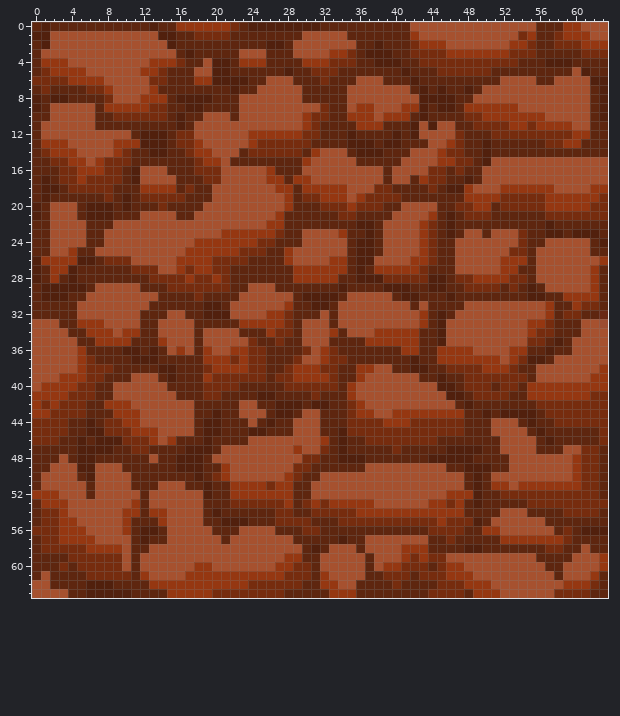
Pixel-art sprite: Tiles/wall 2.png. The first picture shows the starting point.
The file is 64x64 pixels. Colours within 5 levels of each other are drawn and written as one.
After:
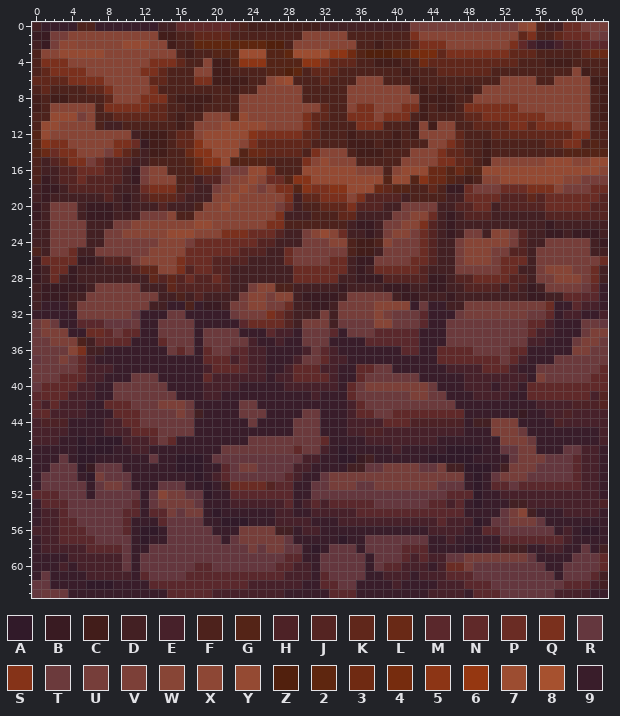
Palette (. is transparent): A #311a29  B #391b22  C #421d1a  D #432023  E #47212a  F #4d221c  G #542417  H #4d2226  J #542422  K #60271b  L #692916  M #5a282c  N #602929  P #6a2c24  Q #7a301d  R #64373e  S #853318  T #6b3a3c  U #763e3a  V #7c4038  W #874536  X #8d4735  Y #944a33  Z #51200d  2 #5e260f  3 #6f2a12  4 #762c0e  5 #8c3515  6 #953711  7 #9c4d31  8 #a6512f  9 #391d2a
The exact change:
Changed rows in their new state; - is an unchanged pixel.
first column x 0:
 0 D9999FF9999999DDNNNNNNJFCCCCCCCCDDDDDDDDDDUUUUUUUUUUUUXYFDDPPUUU
 1 BBUUWWWWWWWWWWCCFFKKKKFFFFFFFFWWWWWFFFFFFFQWWWWWWWWWWWKQFFKPPPUT
 2 DBUXXWWWWWYYYWWCFF----------FWWWWWWWFFCFFFKQQQWWWWWWWQNE99EJJNNM
 3 FWWYYYYYWWWWWWWWFCFFGGG777GG-7777553G--------KQQQQQQQKKKFFFFFKLL
 4 FQQQWWWWWWWWWQQQKFFWCCG555GGGG55QKKKFFCCCFF3KKKKKKKKKKFFFCCCFFFF
 5 FKQQQQWWWWWWQQKFFFWWCCFFFFGG--FKKKFFFFFFFCFFFKKKKKKFFFFFFFFFWCFF
 6 KKKKQQQQWWWWWKKFFFQQCCCCFFWY7FFFKFFFWWWFFFCFFFFFFFFFWWWWFFWWWWCC
 7 FKFFFFKKQWWWWQFFFFFFFFCFFWWWWWFFFFFWWWWWWWFCFCFFCFWWWWWWWWWWWWFC
 8 CFCCFFFFKWWWQQQFCCCCFFFWWWWWWWFFFFFWWWWWWWWCCCCFFWWWWWWWWWWWWWFC
 9 CFWWWWWFQQQQQKKFFCCFFFFWWWWWWWWWKFFWQQWWWQQCFCCFQQQQQQWWWWWWWWFC
10 FFYYYUWFFKKKKKKFCFFWWWGYWWWWWWQKKFFQQQWQQQFCFFFFKKQQQQQQQWWWWWFC
11 FYYWWWWFDDFFFFFFCFWWWYYYYYWWWWQKFFFFQQQFFFCWCWWFFKKKKQQKQQQQWWFF
12 GYWWWWWWWWWDCCCFKKWYYYYYSQQQQQKKFFFCFFFFCFCWWWWKFFFKKKKKKKKKQQFF
13 GSQQWWWWWQQPBCCFKKSYYYYWQKKKKKKFFFFCCCFCCFFFWWQKFFCFFFFFFKKQQFGF
14 GLPQQWWWUQKFDCCFFLSSYYYGLLKKKKFQWWWFCCCFFFWWWQKKFFCFFFFFFFFGGGGG
15 FDJKQQUPJJJDDFFFFGLSSYGGGGFFFFQWYWWWFFFFFWWWWQQKKFCWWWWWWYYYWWYY
16 FDDJJPPPJJDBUWWFFFLLKUUUYYQFFFYYYYYYWWWFWYYYLLGLGGYYYYYYYYYYYYYW
17 FBDJJPJJJJDBUWWWFFDJJUWWYWPPGSSYYYYYYYYGYYGSLLGFCFWWYYYYYYYWWUUU
18 DBBDJJJJJDDDPQQQFJDDUWWYWUWQQGSQQSSYYYLKGGFFKFBBPUUUPPPQQQWUUUPP
19 DBDDDDDDJDBDJKKKJDDDWWYWWWWWQDKKQQQWQJJJJDFFFFDDPPPPJJJKJPPPPPPJ
20 BDUUUDBBBDBDDDJDDDFWWYWWWWWUPDFFKKKQJJJDDUUUUDDJJPPDJJJJJPPPPPJJ
21 BDUUUDBBBDDDUUUWFFWWWWWWWWWQDDDFFFKKDDDDUUWWPDBDJJJDDDDDDJJJJJJJ
22 DDUUUUDDDUUWWWWWWWYYWWWWWWQQFFFFFFFDBBDUUWWQJDBDDDDDDDDDDBDDDDDD
23 DDUUUUDDUUWWWWWYYYWWWQQQPPPJDDUWYWPDDBDUWWUPJDBDUUDWWUJDDBBDBBBD
24 DDUUUUDDUUUUUUWWWUPPPPPPPJJDDDUUUWWFCCFWUUUPJDDUWWWWWUJDDUUUUUDB
25 FDUUPDDUUUUUUWWWWPPPPPPJJJDDPUUUUUUFCCDUUUUPJDDUWWWUUJJDUUUUUUDD
26 BPPPPBBDJJJUWWWWQPPPJJJJDDDDPUUUUPPDBBUUUUPPJDDUWWWUPPPDUUUUUUUP
27 BDPPBDDDDDDJKKWWQJPPJJDDDDDDDPPPPPPDBDPPPPPJDDDUUUUUPPDDUWWWUUPD
28 BDPDBDDDDDDDDKJKJPJJPJDDDDDDDPPPPPDDBBBJJJJJBBDJJPPPPJJDUUWWWUPD
29 DBBBBBDUUUUUDDDKJJJJJJDDUWWFFDDDDDBDDDDBBBDDBBDDJJJJDJDBDUUUUTN9
30 DBBBDDUUUUUUUUDDFDJDDDDUWWUWWDBBBBDUUUUUDBBDDDBDDDDDDDDBBDDNNMM9
31 D999DUUUUUUUUDD99F9BBDUUWWUUPDDBBDUUUUWWWW9T99DDUUUUUUUUUP99MEE9
32 99999UUUUUUR999TT99999TUUUQPJDDDUDUUUUWUTTTM999TUUUUUUUTTN9EE99E
33 TVT99MMMRRRT99TTTT99999MPPPPJDUUUDTTTTWWTTTM99TTTTTTTTTNNE999TTR
34 TVVV99PPNTNN99TTTT9TTTT999MEE9TTTM9TTTMMMMM999TTTTTTTTTNEE999TVV
35 TTVVVFDNNNN999NTTT9TTTTTE99E99TTT9999MMMMMM999TTTTTTTTTEE999TVVT
36 TTTTWQDD9999999TNT9NTTMMEE9999ETME9999999MM99NNNNTTTTNN99999VVTT
37 RTTVTNE999999999999NNNEMEE999ETTNEE9999999999NNNNNNNTNE999TTTTTT
38 TTTTTNEEE9999999999ENNNMEE99ENNNEE99NNTT999999EEEENNNE99TTTTTTTN
39 TTTNNNEE999TTT99999NEEEEEE9EENNNNE99NTTTTTT99999EEEEEEE9VTTTTTNN
40 RNNNNEE99TTTTTT9999EEEE99999EEEEEE9NTVVVVVVVT999EEE9EE9NNNNNNNNN
41 MNNNEEE99TTTTTTT999EE9999999999E999NTTTTTTVVTT999EEEE99NNNNNNNEJ
42 MENEEE99NNNTTTVVVT99999TT9999999999ENTTTTTTTTTT999999999EEEEHHHJ
43 MNEEEE999NNNTTTTVTD9999TTT9999TT999ENNTTNNNNNNNN999999B99EEHEEEE
44 EHHH9999EENNTTTTTT999999T9999TTT999EEEENNNHHHHHH9DDVVV9999HEEEEE
45 EEEE9999EEENNNTTTT99999999999TTT999EEHHEEEEEEEEE999VVVT99999999E
46 EEE99A9AAAEEEMTN99999999TTTTTTTTN9999EEEEEEEE9999999VVVT9999999E
47 99999AAAA99EE99999999TTTTTTTTNTTE9A99999E99999AAAA99RRUU999RREE9
48 999R9AA999999R99AAA9RRRRRRRRRREE99AABD999999AAAAA9999RUUURRRMEE9
49 99RRRABRRR999999AAA99MRUURRRREE9999DDRRUUUURRUDDAAA9DUUURRRRMEE9
50 9RRRR9AURRR9999999A9EMRRRRRRME99RUUUUUUUUUUUUUUU9A9RUUURRRRRMEE9
51 9RRRRR9RUUR999RRR99A9DPPPPJMM99RRUUURRUUUUUUURRR9A9MMRMMMMMMMEE9
52 MMMRRR9RRRRR9RWUURRA99MMMMMMM99RRRRRRRRRRRRRRRMMMA99EEEEEEEEEEE9
53 9MMMRRRRRRRM9RUUUUR999EEEEEEM9EMEMMMMMRRRRRRMMEM9A999DDEEEEEEEEH
54 9EEMRRRRRRMM9MMURUU9A999999EE99EEEEEMMMMMMMMMMMM9999RUWD999EEEE9
55 9EEMMRRRRRM999MRRRR99AAA999EEEE999EEEEEEEEEEEMEEEA9RRUUUR9999999
56 EEEMMMRRRRM9AA9RRRRR999UUUUDD9EE999999999999EEEE99MMRRRRRR9E9AA9
57 9EEMMMMRRRR9A99RRRRRR9RUUUUUR99999A99RRRRRRR99E99999MMMMMMME9999
58 9EEEEEMMMMR99RRRRRRRRRRRURUURR9A9RRR9RRRRMMM9999AA99DDD99EE99R9D
59 9999EEEEEER9RRRRRRRRRRRRRRRRMM99RRRRR9RRRMEMEERRUUUUUUUR9999RRRN
60 999E9EEEEER9RRRRRRMMRRRRRRRMMEE9RRRRR9RMMEEE9EPPURRRRRRRR99RRRRN
61 9R9999EEEEE9MRRRRMMMMMMMMMMMEEE9MRRRR99EEE9EEEMMMRRRRRRRRR9RRRMD
62 RR9999AAA9999MMMMMMMMMMMEEEEEE99MMRR9999E9999EEEMMMRRRRRRRRMMMED
63 RTTT99999999999MMMMMEEEEEEEE99999MMM99999999EEEE9MMMRRRRRREEEE99
Pixel boxes of the changes (left, top, right, bottom) in both pictures:
changed: (32, 22, 608, 598)
